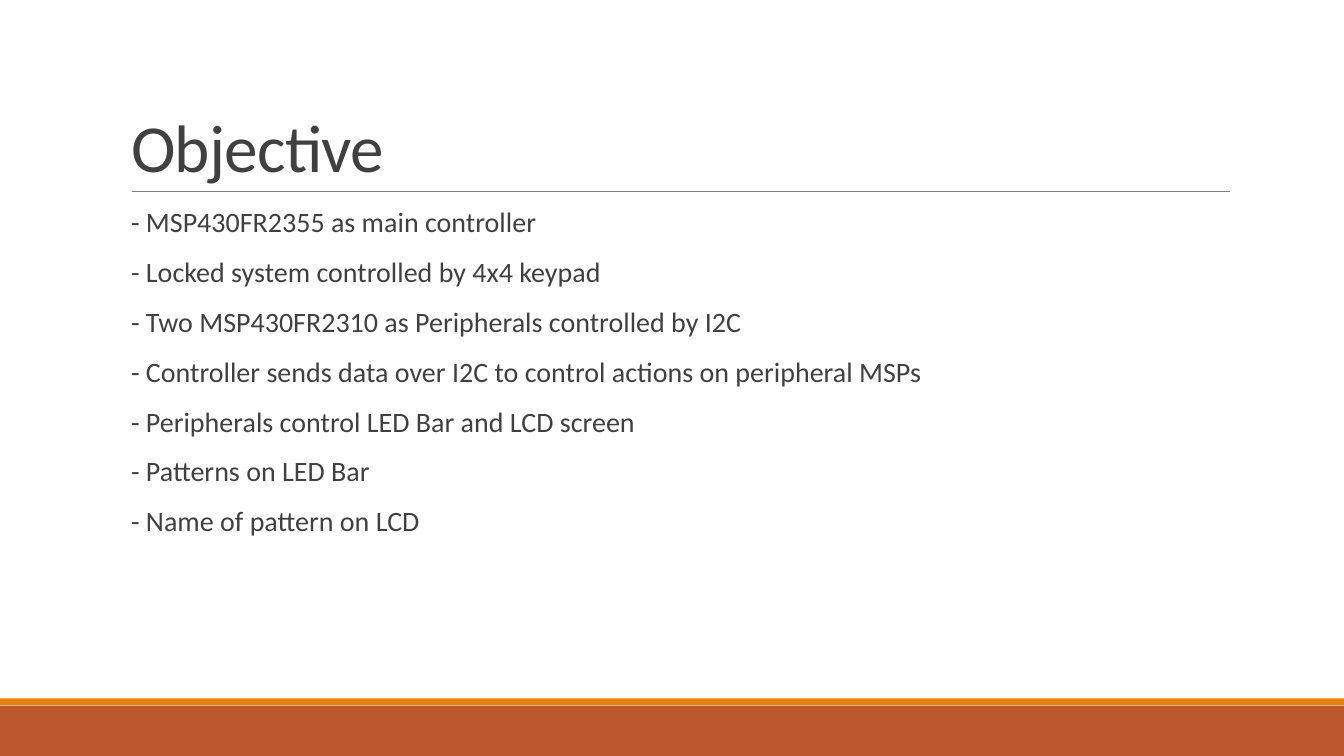
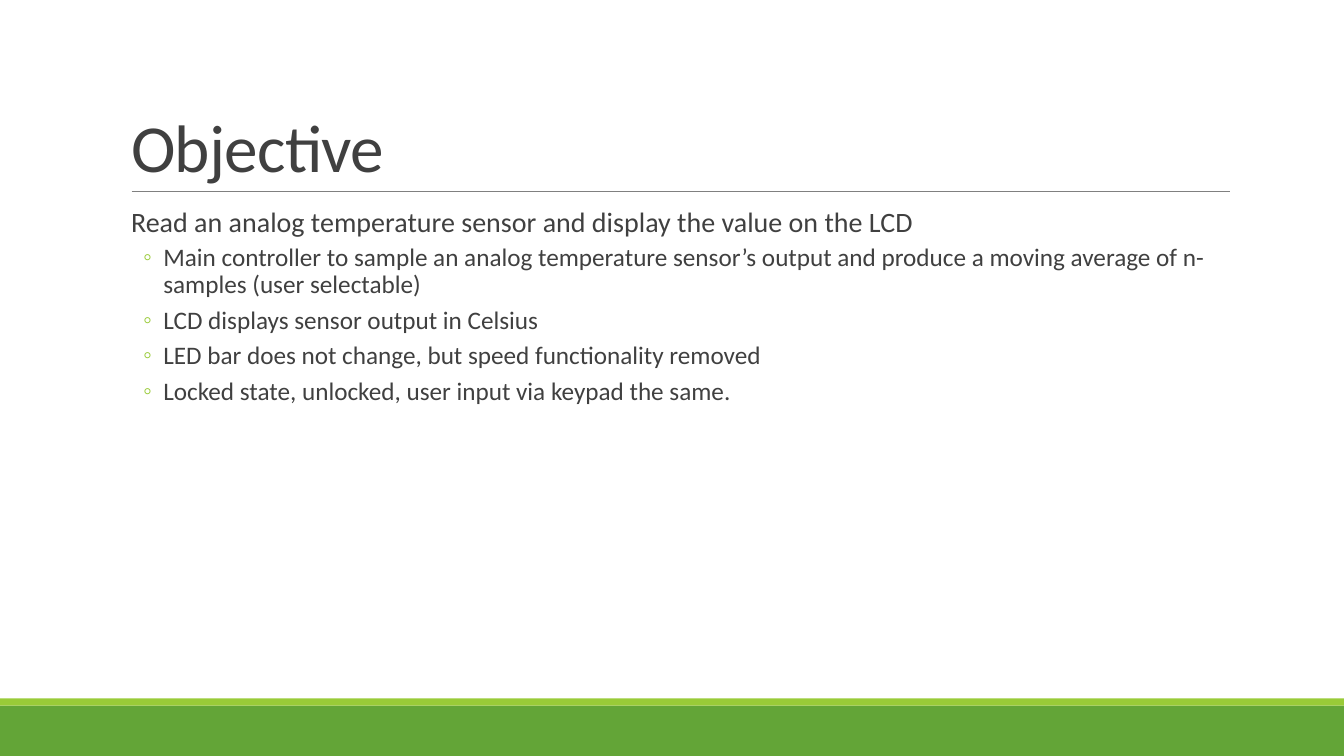
Before and after one commit to msu-eele-465/project5-aaron-beau, a slide deck: slide 2 of docs/assets/project5-presentation.pptx. Drawn at 1344x756 pixels with LibreOffice and Linux fonts; fonts in the diff are those of the drawing. Boxes give left, top, right and bottom in pixels: in the first picture for what was removed or moved away, otherwise in the second. Text is boxed around its words. In the diff, an @@ line names an element or a change of style, - is before the commit and + after.

```diff
--- a/docs/assets/project5-presentation.pptx
+++ b/docs/assets/project5-presentation.pptx
@@ text at <box>131,212,1204,404</box>: text changed; size 20 to 18 pt @@
-  - MSP430FR2355 as main controller
-  - Locked system controlled by 4x4 keypad
-  - Two MSP430FR2310 as Peripherals controlled by I2C
-  - Controller sends data over I2C to control actions on peripheral MSPs
-  - Peripherals control LED Bar and LCD screen
-  - Patterns on LED Bar
-  - Name of pattern on LCD
+  Read an analog temperature sensor and display the value on the LCD
+  ◦ Main controller to sample an analog temperature sensor’s output and produce a moving average of n-samples (user selectable)
+  ◦ LCD displays sensor output in Celsius
+  ◦ LED bar does not change, but speed functionality removed
+  ◦ Locked state, unlocked, user input via keypad the same.
@@ rectangle at <box>0,706,1344,756</box>: fill #BD582C to #63A537 @@
@@ rectangle at <box>0,699,1344,706</box>: fill #E48312 to #99CB38 @@
```
Also in this commit, not shown: 5 other slides changed, 4 slides added, 5 slides removed.
